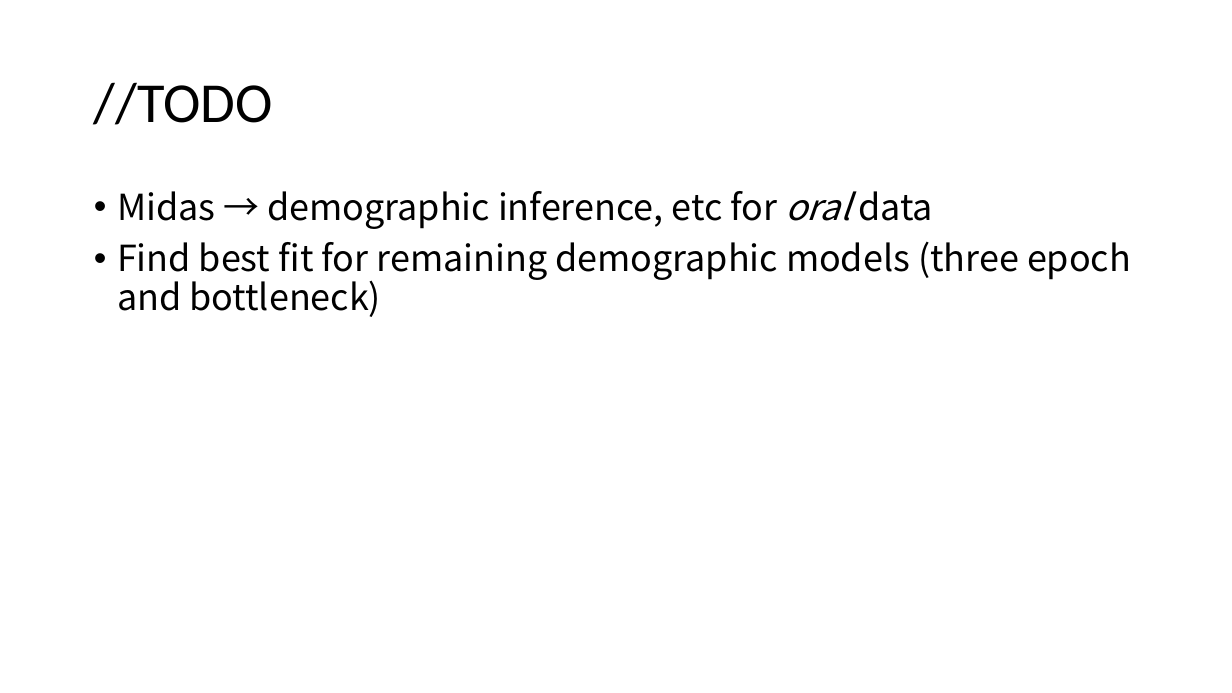
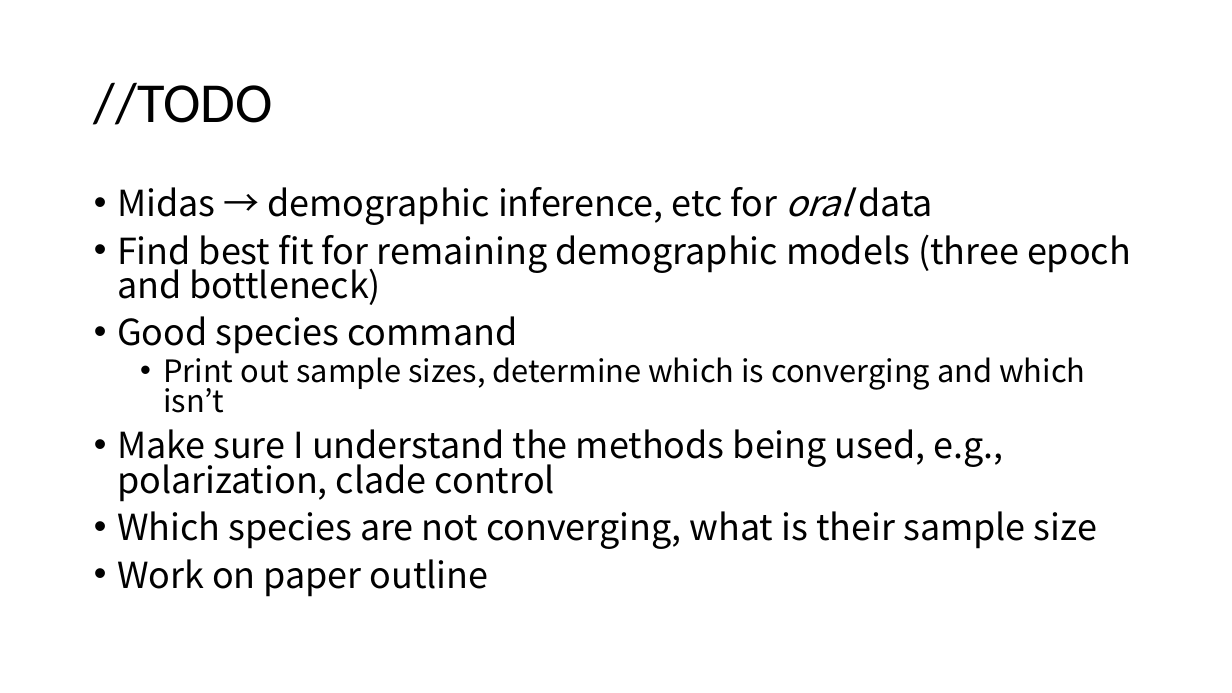
Before and after one commit to jon-mah/demo_for_ccgb, a slide deck: slide 6 of Summary/20211028_microbiome_demography_slides.pptx (slide 5 before the commit). Drawn at 1232x693 pixels with LibreOffice and Linux fonts; fonts in the diff are those of the drawing. Boxes give left, top, right and bottom in pixels: in the first picture for what was removed or moved away, otherwise in the second. Text is boxed around its words. In the diff, an @@ line names an element or a change of style, - is before the commit and + after.

```diff
--- a/Summary/20211028_microbiome_demography_slides.pptx
+++ b/Summary/20211028_microbiome_demography_slides.pptx
@@ text at (x1=117, y1=187, x2=1131, y2=305): line spacing 0.9 to 0.8 @@
@@ text at (x1=117, y1=316, x2=1097, y2=597): paragraphs added @@
+• Good species command
+  • Print out sample sizes, determine which is converging and which isn’t
+• Make sure I understand the methods being used, e.g., polarization, clade control
+• Which species are not converging, what is their sample size
+• Work on paper outline
```
Also in this commit, not shown: 1 other slide changed, 2 slides added, 5 other files.
